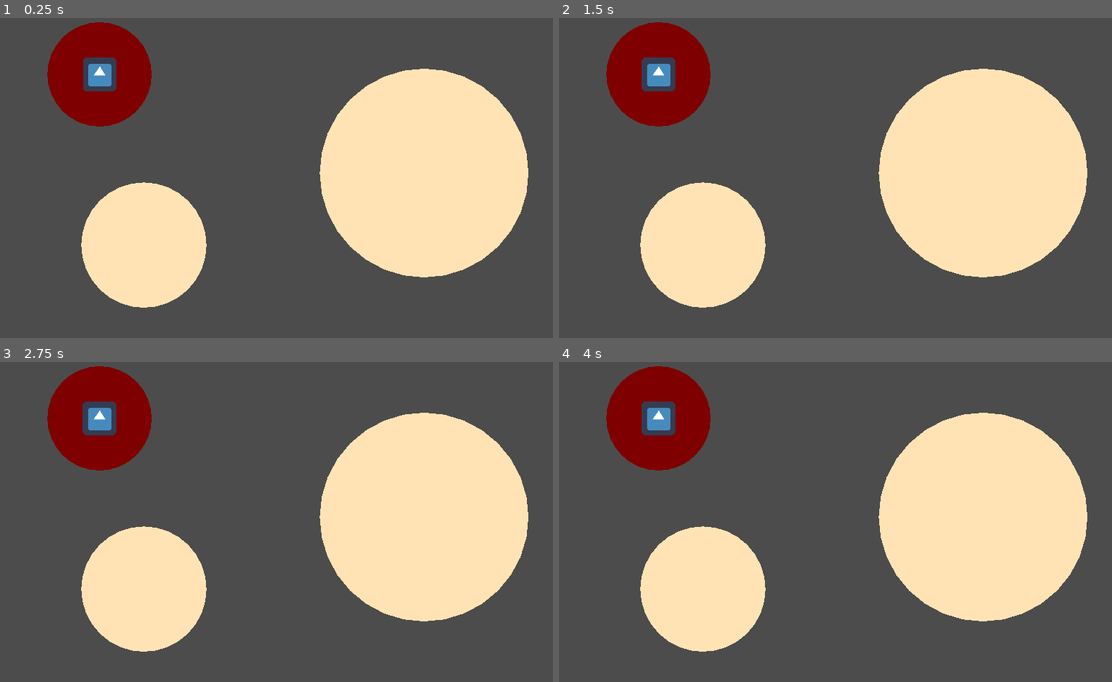
Above: before the commit, frames 1-4 (two rows, left to right).
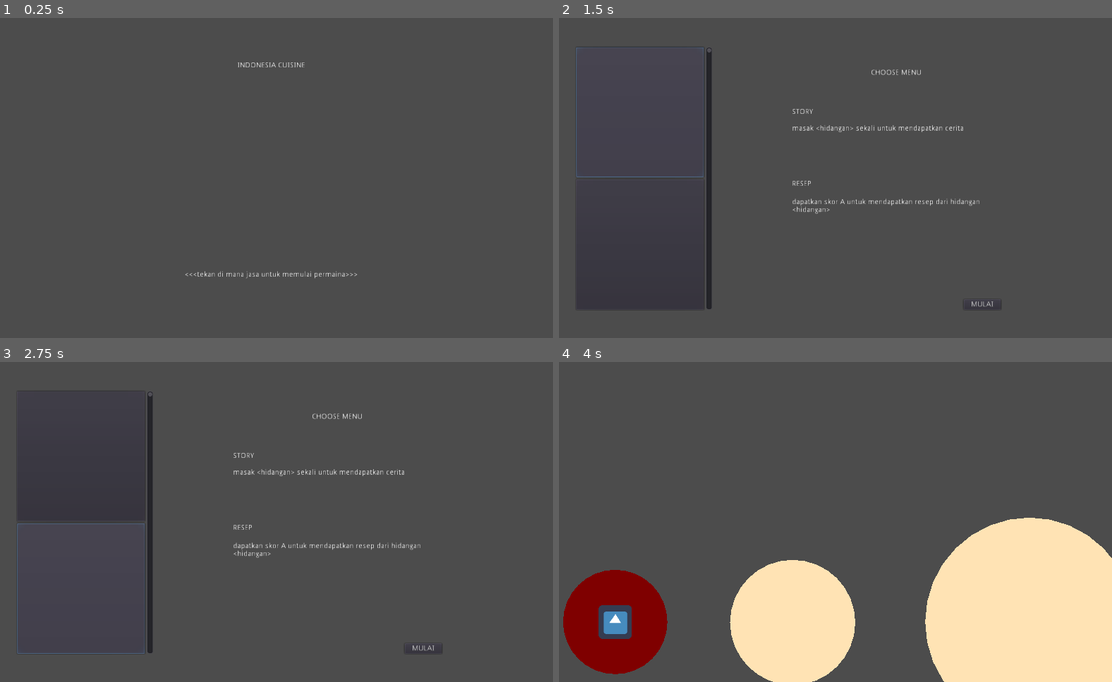
Above: after the commit, the same moments.

Repository: raimess11/Indonesia-Cuisine
Game: Godot game, scene res://Menu/LandingMenu.tscn
Two runs of this game, one before a commit and one after it. Both use one fixed random seed, a clock stepped at 60 frames per second and the inputs below. Before the commit the project starts from res://World.tscn. The engine's default icon, where the game draws it, is replaced by a stand-in: a white triangle on a blue panel in a dark square.
Inputs (mouse positions are in pixels of both pictures, inside the frame that each line leads up to):
- Up to frame 1 (0.25 s): no input
- Up to frame 2 (1.5 s): tap Enter at 0.5 s; move the mouse to (658, 75) at 0.52 s; click (658, 75) at 0.6 s; click (641, 110) at 1.27 s
- Up to frame 3 (2.75 s): click (82, 589) at 2.02 s
- Up to frame 4 (4 s): click (979, 650) at 2.75 s, where only the run after the commit has a clickable "MULAI"; tap Space at 3.5 s; move the mouse to (719, 531) at 3.52 s; click (719, 531) at 3.6 s

The runs differ from the first frame. In frame 1, 31% of the frame differs, in the area x 8-96%, y 1-91%; in frame 2, 31%; in frame 3, 32%; in frame 4, 42%, in the area x 0-100%, y 1-100%.

Commit message:
fitur level menu

Diff:
--- /dev/null
+++ b/Menu/LandingMenu.gd
@@ -0,0 +1,8 @@
+extends Control
+
+onready var scene = preload("res://Menu/LevelMenu.tscn")
+
+func _input(event):
+	if event is InputEventKey or event is InputEventMouseButton:
+		scene.instance()
+		get_tree().change_scene_to(scene)
--- /dev/null
+++ b/Menu/LandingMenu.tscn
@@ -0,0 +1,26 @@
+[gd_scene load_steps=2 format=2]
+
+[ext_resource path="res://Menu/LandingMenu.gd" type="Script" id=1]
+
+[node name="LandingMenu" type="Control"]
+anchor_right = 1.0
+anchor_bottom = 1.0
+script = ExtResource( 1 )
+
+[node name="Label" type="Label" parent="."]
+anchor_right = 1.0
+margin_top = 111.0
+margin_bottom = 125.0
+text = "INDONESIA CUISINE"
+align = 1
+valign = 1
+
+[node name="Label2" type="Label" parent="."]
+anchor_top = 1.0
+anchor_right = 1.0
+anchor_bottom = 1.0
+margin_top = -128.0
+margin_bottom = -114.0
+text = "<<<tekan di mana jasa untuk memulai permaina>>>"
+align = 1
+valign = 1
--- /dev/null
+++ b/Menu/LevelMenu.gd
@@ -0,0 +1,43 @@
+extends Control
+
+#scene libray
+export(Array,String,FILE) var list
+
+onready var scene = "res://World.tscn"
+onready var scene_list:Array = []
+
+#acces childern
+onready var MenuHidangan = $HBoxContainer/VBoxContainer
+
+onready var STORY = $HBoxContainer/VBoxContainer2/AspectRatioContainer3/VBoxContainer/AspectRatioContainer/Label
+onready var STORY_Content = $HBoxContainer/VBoxContainer2/AspectRatioContainer3/VBoxContainer/AspectRatioContainer/RichTextLabel
+
+onready var RESEP = $HBoxContainer/VBoxContainer2/AspectRatioContainer3/VBoxContainer/AspectRatioContainer2/Label
+onready var RESEP_Content = $HBoxContainer/VBoxContainer2/AspectRatioContainer3/VBoxContainer/AspectRatioContainer2/RichTextLabel
+
+func _ready():
+	RESEP.text = ""
+	RESEP_Content.text = ""
+	STORY_Content.text = ""
+	STORY.text = ""
+	scene_list = list
+	for makanan in scene_list:
+		var button = Button.new()
+		button.connect("button_down",self,"hidangan_selected",[makanan])
+		button.size_flags_horizontal = 3
+		button.size_flags_vertical = 3
+		MenuHidangan.add_child(button)
+
+func hidangan_selected(makanan:String):
+	scene = makanan
+	STORY.text = "STORY"
+	STORY_Content.text = "masak <hidangan> sekali untuk mendapatkan cerita"
+	RESEP.text = "RESEP"
+	RESEP_Content.text = "dapatkan skor A untuk mendapatkan resep dari hidangan <hidangan>"
+
+
+func _on_Button_button_up():
+	print("i get click")
+	var next = load(scene)
+	next.instance()
+	get_tree().change_scene_to(next)
--- /dev/null
+++ b/Menu/LevelMenu.tscn
@@ -0,0 +1,135 @@
+[gd_scene load_steps=2 format=2]
+
+[ext_resource path="res://Menu/LevelMenu.gd" type="Script" id=1]
+
+[node name="LevelMenu" type="Control"]
+anchor_right = 1.0
+anchor_bottom = 1.0
+script = ExtResource( 1 )
+list = [ "res://World.tscn", "res://World2.tscn" ]
+
+[node name="HBoxContainer" type="HBoxContainer" parent="."]
+anchor_top = 0.5
+anchor_right = 1.0
+anchor_bottom = 0.5
+margin_top = -237.0
+margin_bottom = 266.0
+
+[node name="VSeparator3" type="VSeparator" parent="HBoxContainer"]
+modulate = Color( 1, 1, 1, 0 )
+margin_right = 49.0
+margin_bottom = 503.0
+size_flags_horizontal = 3
+size_flags_stretch_ratio = 0.3
+
+[node name="VBoxContainer" type="VBoxContainer" parent="HBoxContainer"]
+margin_left = 53.0
+margin_right = 298.0
+margin_bottom = 503.0
+size_flags_horizontal = 3
+size_flags_stretch_ratio = 1.5
+
+[node name="VScrollBar" type="VScrollBar" parent="HBoxContainer"]
+margin_left = 302.0
+margin_right = 314.0
+margin_bottom = 503.0
+
+[node name="VSeparator" type="VSeparator" parent="HBoxContainer"]
+modulate = Color( 1, 1, 1, 0 )
+margin_left = 318.0
+margin_right = 417.0
+margin_bottom = 503.0
+size_flags_horizontal = 3
+size_flags_stretch_ratio = 0.6
+
+[node name="VBoxContainer2" type="VBoxContainer" parent="HBoxContainer"]
+margin_left = 421.0
+margin_right = 912.0
+margin_bottom = 503.0
+size_flags_horizontal = 3
+size_flags_stretch_ratio = 3.0
+
+[node name="Label" type="Label" parent="HBoxContainer/VBoxContainer2"]
+margin_right = 491.0
+margin_bottom = 99.0
+size_flags_vertical = 3
+text = "CHOOSE MENU"
+align = 1
+valign = 1
+
+[node name="AspectRatioContainer3" type="AspectRatioContainer" parent="HBoxContainer/VBoxContainer2"]
+margin_top = 103.0
+margin_right = 491.0
+margin_bottom = 503.0
+size_flags_vertical = 3
+size_flags_stretch_ratio = 4.0
+
+[node name="VBoxContainer" type="VBoxContainer" parent="HBoxContainer/VBoxContainer2/AspectRatioContainer3"]
+margin_left = 45.5
+margin_right = 445.5
+margin_bottom = 400.0
+size_flags_vertical = 3
+size_flags_stretch_ratio = 4.0
+
+[node name="AspectRatioContainer" type="VBoxContainer" parent="HBoxContainer/VBoxContainer2/AspectRatioContainer3/VBoxContainer"]
+margin_right = 400.0
+margin_bottom = 132.0
+size_flags_horizontal = 3
+size_flags_vertical = 3
+
+[node name="Label" type="Label" parent="HBoxContainer/VBoxContainer2/AspectRatioContainer3/VBoxContainer/AspectRatioContainer"]
+margin_right = 400.0
+margin_bottom = 42.0
+size_flags_horizontal = 3
+size_flags_vertical = 3
+text = "Story"
+valign = 1
+
+[node name="RichTextLabel" type="RichTextLabel" parent="HBoxContainer/VBoxContainer2/AspectRatioContainer3/VBoxContainer/AspectRatioContainer"]
+margin_top = 46.0
+margin_right = 400.0
+margin_bottom = 132.0
+size_flags_horizontal = 5
+size_flags_vertical = 3
+size_flags_stretch_ratio = 2.0
+
+[node name="AspectRatioContainer2" type="VBoxContainer" parent="HBoxContainer/VBoxContainer2/AspectRatioContainer3/VBoxContainer"]
+margin_top = 136.0
+margin_right = 400.0
+margin_bottom = 400.0
+size_flags_horizontal = 3
+size_flags_vertical = 3
+size_flags_stretch_ratio = 2.0
+
+[node name="Label" type="Label" parent="HBoxContainer/VBoxContainer2/AspectRatioContainer3/VBoxContainer/AspectRatioContainer2" groups=["Hidangan"]]
+margin_right = 400.0
+margin_bottom = 47.0
+size_flags_horizontal = 3
+size_flags_vertical = 3
+text = "Recipe"
+valign = 1
+
+[node name="RichTextLabel" type="RichTextLabel" parent="HBoxContainer/VBoxContainer2/AspectRatioContainer3/VBoxContainer/AspectRatioContainer2"]
+margin_top = 51.0
+margin_right = 400.0
+margin_bottom = 240.0
+size_flags_horizontal = 3
+size_flags_vertical = 3
+size_flags_stretch_ratio = 4.0
+
+[node name="Button" type="Button" parent="HBoxContainer/VBoxContainer2/AspectRatioContainer3/VBoxContainer/AspectRatioContainer2"]
+margin_left = 329.0
+margin_top = 244.0
+margin_right = 400.0
+margin_bottom = 264.0
+size_flags_horizontal = 8
+text = "  MULAI  "
+
+[node name="VSeparator2" type="VSeparator" parent="HBoxContainer"]
+modulate = Color( 1, 1, 1, 0 )
+margin_left = 916.0
+margin_right = 1080.0
+margin_bottom = 503.0
+size_flags_horizontal = 3
+
+[connection signal="button_up" from="HBoxContainer/VBoxContainer2/AspectRatioContainer3/VBoxContainer/AspectRatioContainer2/Button" to="." method="_on_Button_button_up"]
--- /dev/null
+++ b/World2.tscn
@@ -0,0 +1,26 @@
+[gd_scene load_steps=4 format=2]
+
+[ext_resource path="res://Component/DropPoint/DragNDropPoint.tscn" type="PackedScene" id=1]
+[ext_resource path="res://Component/Item/Item.tscn" type="PackedScene" id=2]
+[ext_resource path="res://Component/PopText/popText.tscn" type="PackedScene" id=3]
+
+[node name="World" type="Node2D"]
+
+[node name="DragNDropPoint" parent="." instance=ExtResource( 1 )]
+position = Vector2( 128, 525 )
+radius = 100
+
+[node name="DragNDropPoint2" parent="." instance=ExtResource( 1 )]
+position = Vector2( 468, 526 )
+radius = 120
+
+[node name="DragNDropPoint3" parent="." instance=ExtResource( 1 )]
+position = Vector2( 922, 525 )
+radius = 200
+
+[node name="Item" parent="." instance=ExtResource( 2 )]
+position = Vector2( 632, 231 )
+textadd = NodePath("../popText")
+
+[node name="popText" parent="." instance=ExtResource( 3 )]
+position = Vector2( 551, 182 )
--- a/project.godot
+++ b/project.godot
@@ -11,7 +11,7 @@
 [application]
 
 config/name="Indonesia Cuisine"
-run/main_scene="res://World.tscn"
+run/main_scene="res://Menu/LandingMenu.tscn"
 config/icon="res://icon.png"
 
 [display]
Not shown, changed: Export/Indonesia Cuisine.pck
